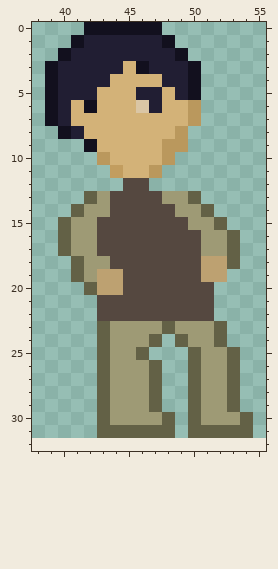
Edited in one commit: pixel-art file (Game Sprites/Updated Sprite - Idle.aseprite). Above: the version before the commit.
64x32 pixels, 1 frame. Colours within 5 levels of each other are drawn and written as one. Shown: x 38..55, y 0..32. The old version is drawn lined up with the new one, on the new canvas.
Once edited:
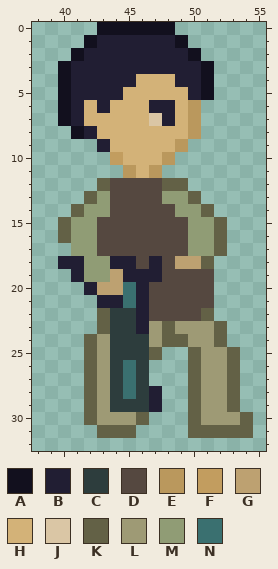
Palette (. is transparent): A #12101e  B #211e33  C #2d3d3d  D #554840  E #ba985d  F #c29d5f  G #bda171  H #d3b278  J #dac6a5  K #636146  L #9e9a75  M #909c75  N #3a7070
Changes in this commit:
canvas 64x32 -> 64x64, the old top-left corner now at 34,0 (the part of the old canvas that was cut away was empty and is not shown)
y 0: x 42 A -> .; x 48 . -> A
y 1: x 41..42 AB -> .A; x 48..49 A. -> BA
y 2: x 40..41 AB -> .A; x 49..50 A. -> BA
y 3: x 39..40 AB -> .A; x 45..46 HA -> BB; x 50..51 A. -> BA
y 4: x 39..40 AB -> .A; x 44..45 HH -> BB; x 48 B -> H; x 50..51 A. -> BA
y 5: x 39..40 AB -> .A; x 43..44 HH -> BB; x 46..47 BB -> HH; x 49..51 BA. -> HBA
y 6: x 39..43 ABHAH -> .ABHB; x 46 J -> H; x 48 H -> B
y 7: x 39..41 ABH -> .AB; x 47..48 HH -> JB
y 8: x 40..42 ABH -> .AB; x 49..50 E. -> HE
y 9: x 42..43 AH -> .B; x 48 E -> H
y 10: x 43..44 EH -> .F
y 11: x 44..45 FH -> .E
y 12: x 43..44 .. -> KD; x 47..49 ... -> DKK
y 13: x 43 L -> M; x 48..49 LL -> MM
y 14: x 42..43 LL -> MM; x 49..50 LL -> MM
y 15: x 41..42 LL -> MM; x 50..51 LL -> MM
y 16: x 41..42 LL -> MM; x 50..53 DLLK -> MMK.
y 17: x 40..42 KLL -> .MM; x 50..53 DLLK -> MMK.
y 18: x 40..45 .KLLDD -> BBMMBB; x 47 D -> B; x 49..53 DDGGK -> GGK..
y 19: x 41..43 KLG -> BMM; x 45..47 DDD -> BBB; x 51..52 GG -> D.
y 20: x 42 K -> B; x 45..46 DD -> NB
y 21: x 43..46 DDDD -> BBNB
y 22: x 43..46 DDDD -> KCCB; x 51 D -> K
y 23: x 44..46 LLL -> CCB
y 24: x 42..48 .KLLLK. -> KLCCCLK
y 25: x 42..47 .KLLK. -> KLCCCK
y 26..27: x 42..47 .KLLLK -> KLCNC.
y 28: x 42..47 .KLLLK -> KLCNCB
y 29: x 42..47 .KLLLK -> KLCCCB
y 30: x 42..43 .K -> KL; x 46..48 LLK -> K..
y 31: x 46..48 KKK -> ...
